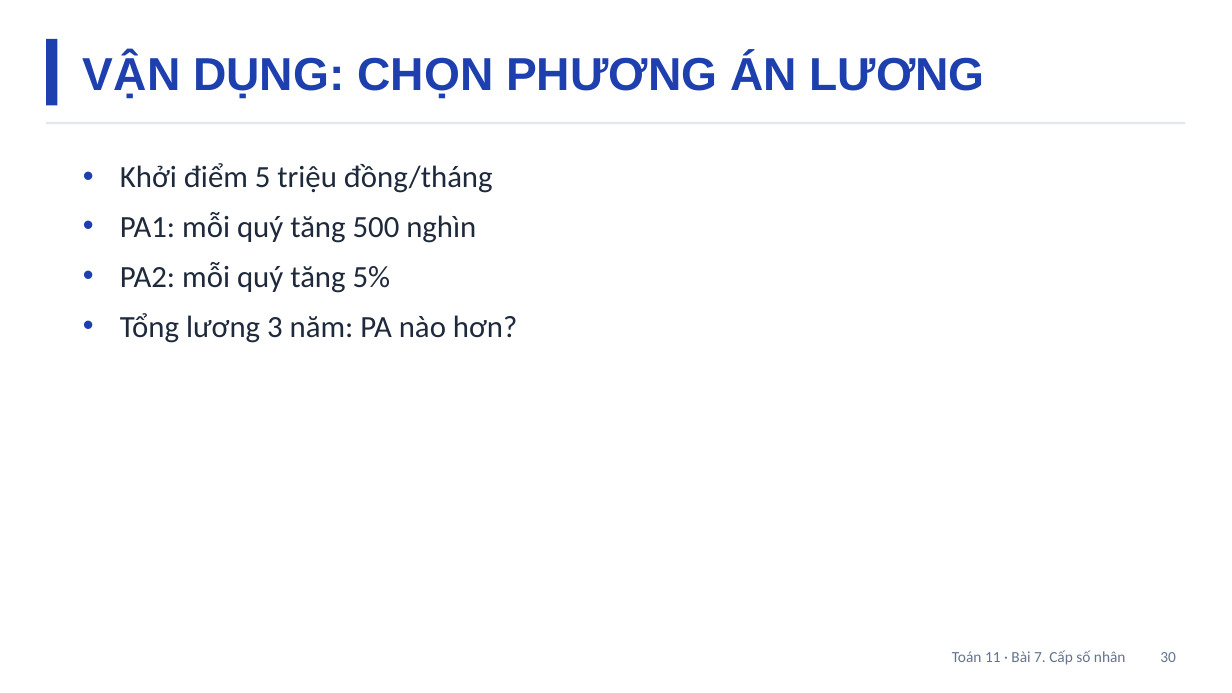
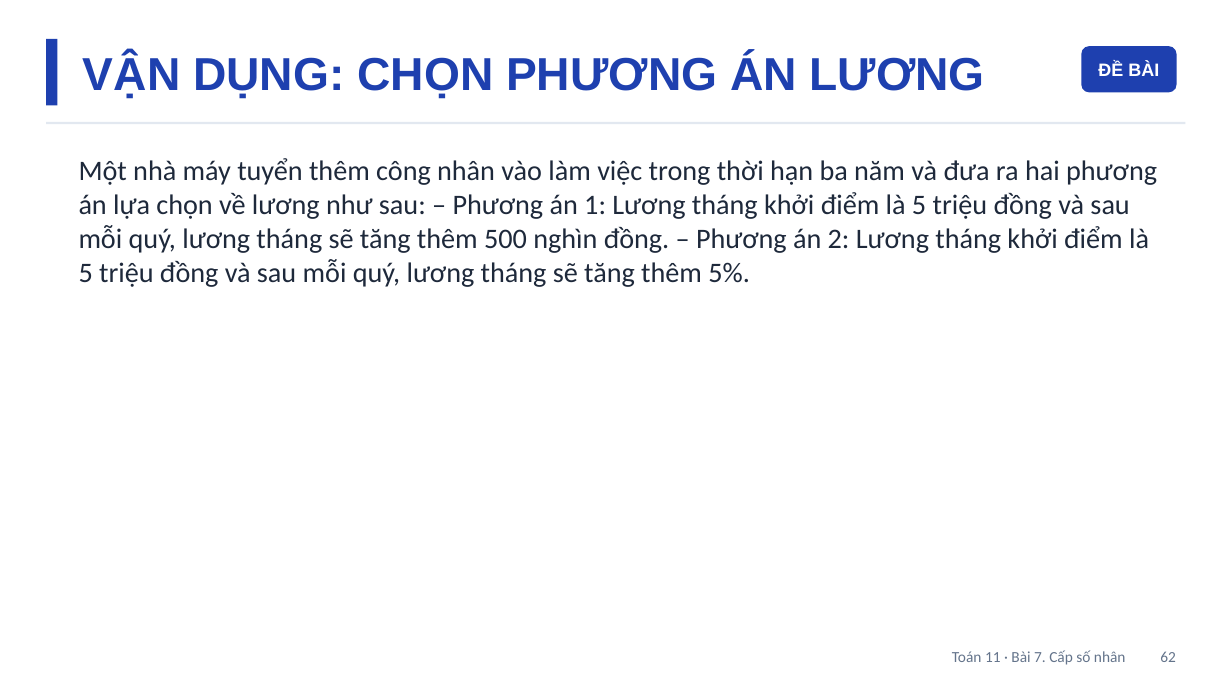
Before and after one commit to Trangtu66/Taode_thi_online, a slide deck: slide 62 of slide/Slide_TOAN11_Bai7_T15-16.pptx (slide 30 before the commit). Drawn at 1232x693 pixels with LibreOffice and Linux fonts; fonts in the diff are those of the drawing. Boxes give left, top, right and bottom in pixels: in the first picture for what was removed or moved away, otherwise in the second. Text is boxed around its words. In the diff, an @@ line names an element or a change of style, - is before the commit and + after.

```diff
--- a/slide/Slide_TOAN11_Bai7_T15-16.pptx
+++ b/slide/Slide_TOAN11_Bai7_T15-16.pptx
@@ rounded rectangle added at (x1=1081, y1=46, x2=1177, y2=92), fill #1E40AF, 14 pt, text #FFFFFF, bold @@
+ĐỀ BÀI
@@ text at (x1=79, y1=158, x2=1157, y2=287): text changed; size 24 to 22 pt @@
-• Khởi điểm 5 triệu đồng/tháng
-• PA1: mỗi quý tăng 500 nghìn
-• PA2: mỗi quý tăng 5%
-• Tổng lương 3 năm: PA nào hơn?
+Một nhà máy tuyển thêm công nhân vào làm việc trong thời hạn ba năm và đưa ra hai phương án lựa chọn về lương như sau: – Phương án 1: Lương tháng khởi điểm là 5 triệu đồng và sau mỗi quý, lương tháng sẽ tăng thêm 500 nghìn đồng. – Phương án 2: Lương tháng khởi điểm là 5 triệu đồng và sau mỗi quý, lương tháng sẽ tăng thêm 5%.
@@ text at (x1=952, y1=650, x2=1176, y2=665): text changed @@
-Toán 11 · Bài 7. Cấp số nhân 30
+Toán 11 · Bài 7. Cấp số nhân 62
```
Also in this commit, not shown: 32 other slides changed, 35 slides added, 1 slide removed, 8 other files.
